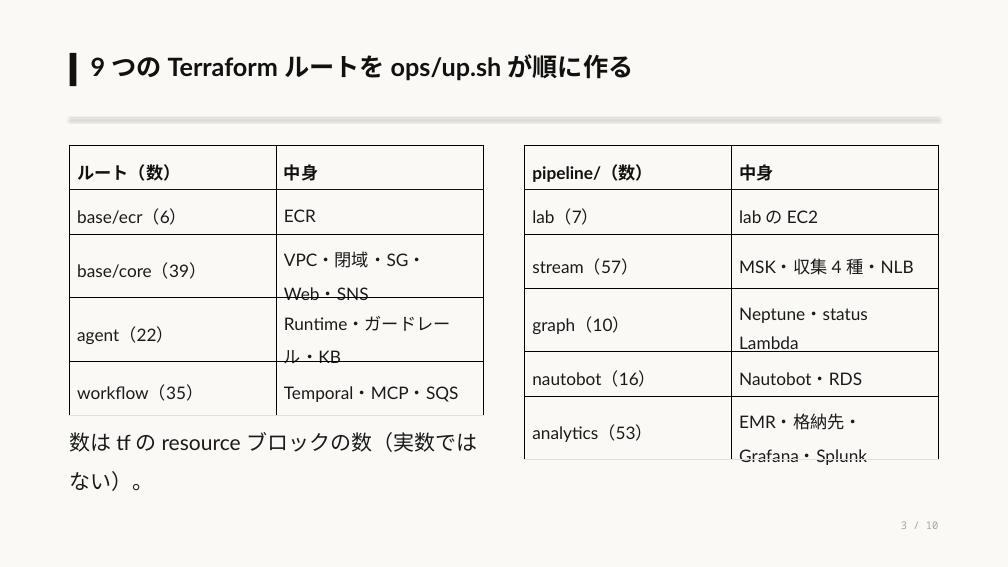
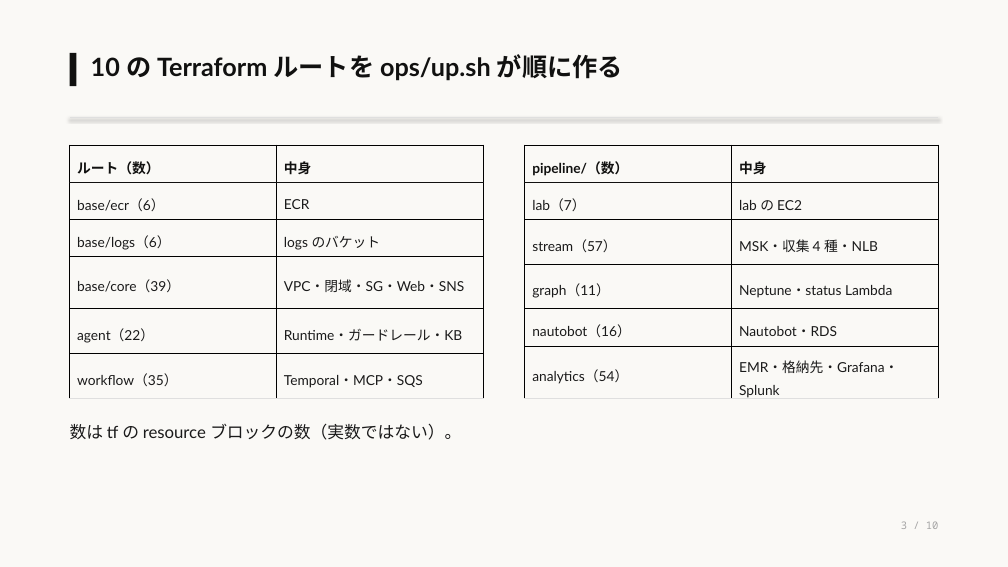
Before and after one commit to eddie-eights/nwc-poc, a slide deck: slide 3 of docs/architecture-managed.pptx. Drawn at 1008x567 pixels with LibreOffice and Linux fonts; fonts in the diff are those of the drawing. Boxes give left, top, right and bottom in pixels: in the first picture for what was removed or moved away, otherwise in the second. Text is boxed around its words. In the diff, an @@ line names an element or a change of style, - is before the commit and + after.

```diff
--- a/docs/architecture-managed.pptx
+++ b/docs/architecture-managed.pptx
@@ text at <box>91,54,623,81</box>: text changed @@
-9 つの Terraform ルートを ops/up.sh が順に作る
+10 の Terraform ルートを ops/up.sh が順に作る
@@ table at <box>70,145,484,392</box> @@
+row 3: base/logs（6） | logs のバケット
@@ table at <box>525,145,939,402</box> @@
-row 4, column 1: graph（10）
+row 4, column 1: graph（11）
-row 6, column 1: analytics（53）
+row 6, column 1: analytics（54）
@@ size 16.4 to 13.1 pt in "pipeline/（数）", "中身", "lab（7）", "lab の EC2" and 6 more places @@
@@ text "数は tf の resource ブロックの数（実数ではない）。" at <box>70,424,461,440</box>: size 20 to 16 pt @@
```
Also in this commit, not shown: 2 other slides changed, 12 other files.
